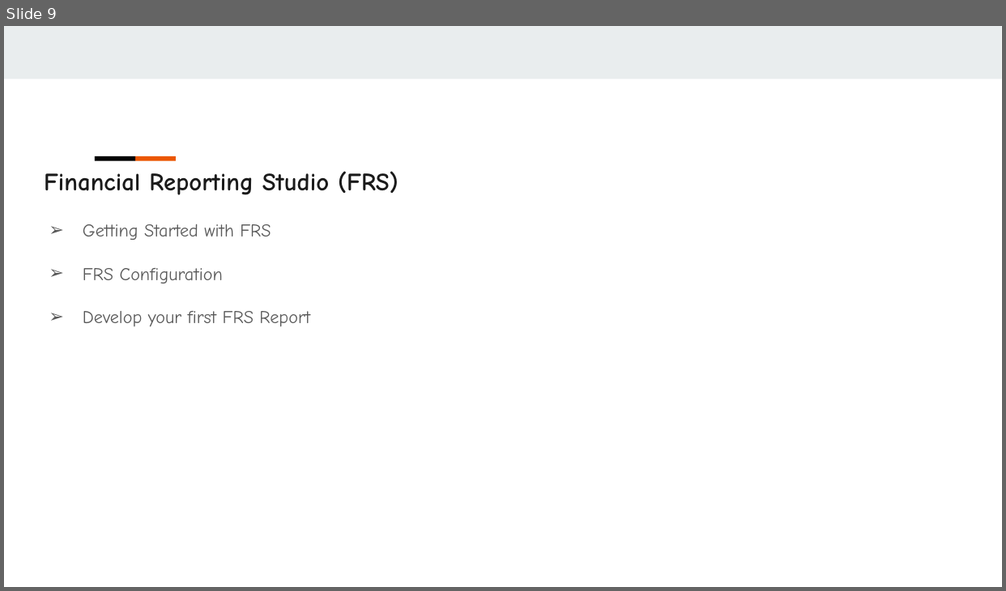
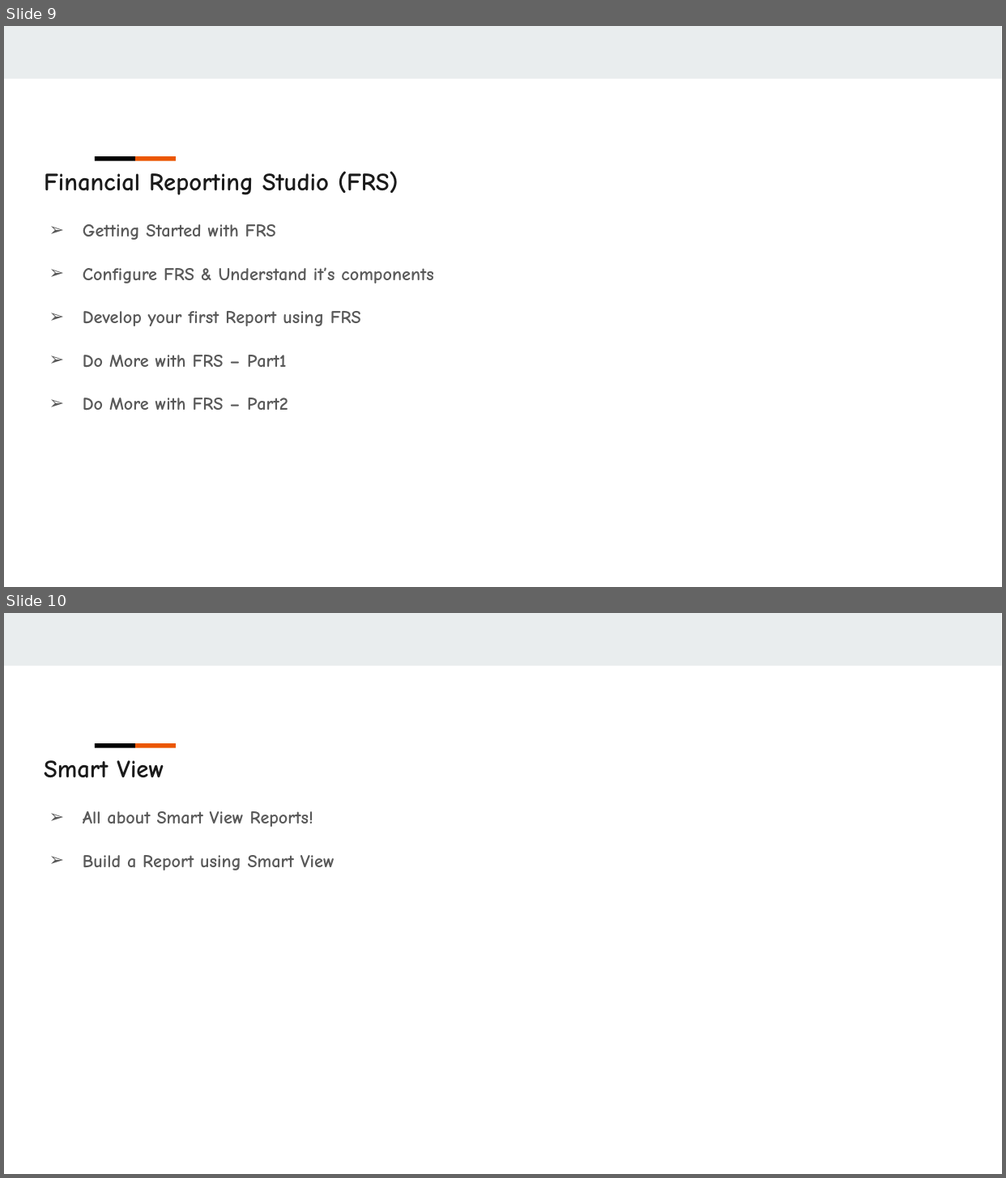
Before and after one commit to sharpenskill/fusionreports, a slide deck: 01.Introduction/1.Oracle Fusion Technical - BI,OTBI,BICC,FRS,SmartView & More - Course Preview/Oracle Fusion Technical - BI,OTBI,BICC,FRS,SmartView & More.pptx. Shown one above the other, each under a label of ours: slide 9 before the commit, slides 9 and 10 after it. The pictures are 1006x591 and 1006x1178 pixels, drawn with LibreOffice and Linux fonts; fonts in the diff are those of the drawing. Boxes give left, top, right and bottom in pixels: in the first picture for what was removed or moved away, otherwise in the second. Text is boxed around its words. In the diff, an @@ line names an element or a change of style, - is before the commit and + after.

```diff
--- a/01.Introduction/1.Oracle Fusion Technical - BI,OTBI,BICC,FRS,SmartView & More - Course Preview/Oracle Fusion Technical - BI,OTBI,BICC,FRS,SmartView & More.pptx
+++ b/01.Introduction/1.Oracle Fusion Technical - BI,OTBI,BICC,FRS,SmartView & More - Course Preview/Oracle Fusion Technical - BI,OTBI,BICC,FRS,SmartView & More.pptx
@@ slide 10 added at [4, 613, 1002, 1174], background #FFFFFF; not listed: 3 template elements that a slide beside it also shows @@
@@ text added at [44, 760, 164, 778], 18 pt, text #1A1A1A, bold @@
+Smart View
@@ text added at [83, 811, 334, 871], 13 pt, text #595959, bold @@
+➢ All about Smart View Reports!
+➢ Build a Report using Smart View
@@ slide 9 changed as well @@
@@ text at [83, 224, 276, 240]: bold on in "Getting Started with FRS" @@
@@ text at [83, 267, 433, 410]: text changed; bold on @@
-➢ FRS Configuration
-➢ Develop your first FRS Report
+➢ Configure FRS & Understand it’s components
+➢ Develop your first Report using FRS
+➢ Do More with FRS – Part1
+➢ Do More with FRS – Part2
```
Also in this commit, not shown: 8 other slides changed, 1 slide removed.
